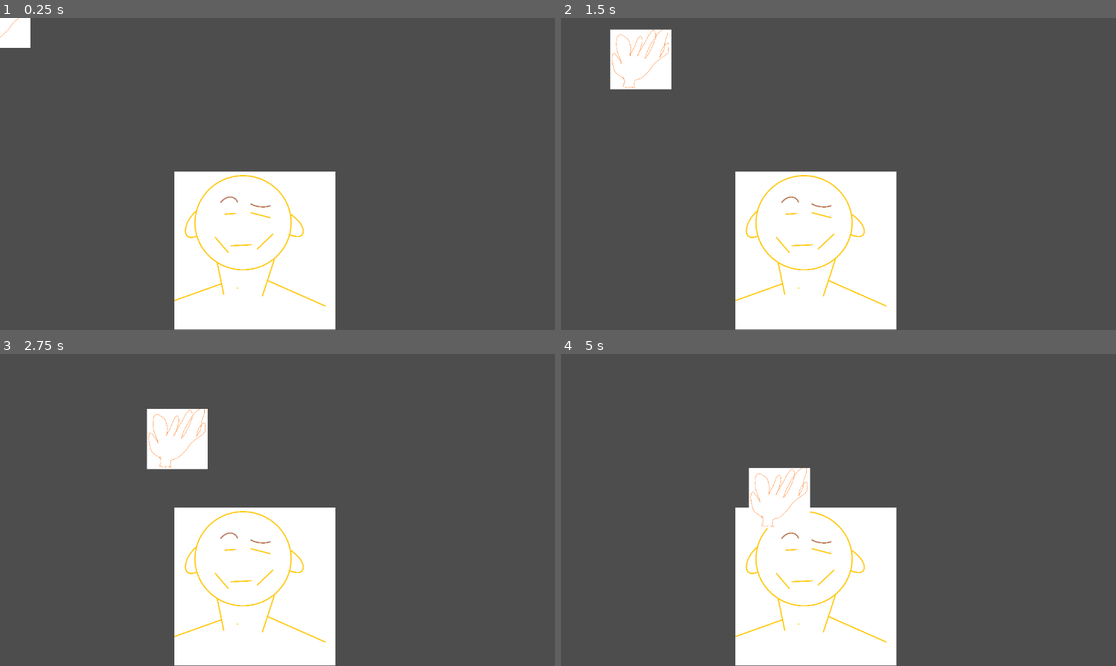
Above: before the commit, frames 1-4 (two rows, left to right).
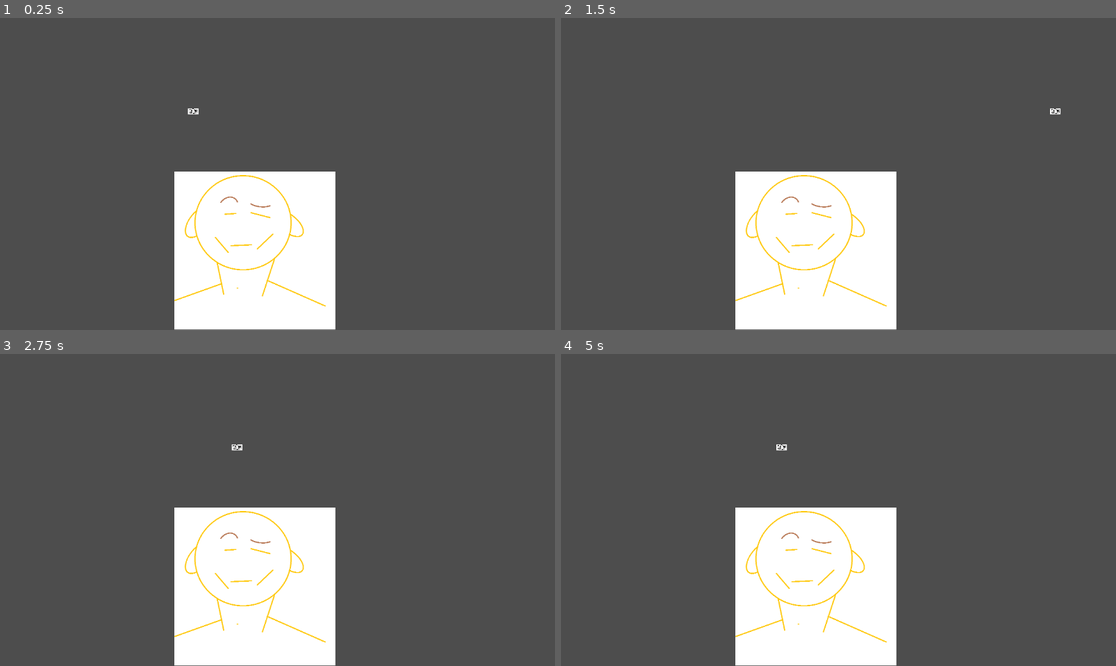
Above: after the commit, the same moments.

Repository: GopnikJammeri/LDJam56
Game: Godot game, scene res://Scenes/world.tscn
The game is run twice, just before and just after one commit, with the same random seed, the same clock (stepped at 60 frames per second) and the same inputs.
Inputs (mouse positions are in pixels of both pictures, inside the frame that each line leads up to):
- Up to frame 1 (0.25 s): no input
- Up to frame 2 (1.5 s): tap Enter at 0.5 s; move the mouse to (960, 158) at 0.52 s; hold Right 0.53-1.28 s; click (960, 158) at 0.6 s; move the mouse to (727, 189) at 1.27 s; hold S from 1.28 s (still down); click (727, 189) at 1.35 s
- Up to frame 3 (2.75 s): move the mouse to (333, 441) at 2.02 s; release S at 2.03 s; hold Right from 2.03 s (still down); click (333, 441) at 2.1 s
- Up to frame 4 (5 s): move the mouse to (810, 572) at 2.77 s; release Right at 2.78 s; hold Up 2.78-3.53 s; click (810, 572) at 2.85 s; move the mouse to (1005, 556) at 3.52 s; hold Left from 3.53 s (still down); click (1005, 556) at 3.6 s; move the mouse to (672, 463) at 4.27 s; click (672, 463) at 4.35 s

The runs differ from the first frame. In frame 1, 0.6% of the frame differs, in the area x 0-36%, y 0-31%; in frame 2, 2.2%, in the area x 8-90%, y 3-31%; in frame 3, 2.2%; in frame 4, 1.5%.

Commit message:
Changed mosquito texture

Diff:
--- a/Scenes/human.tscn
+++ b/Scenes/human.tscn
@@ -1,7 +1,7 @@
 [gd_scene load_steps=4 format=3 uid="uid://dant37hgbwwmw"]
 
 [ext_resource type="Script" path="res://Scripts/human.gd" id="1_aqvcd"]
-[ext_resource type="Texture2D" uid="uid://f1jlkaukntpw" path="res://Assets/human.png" id="1_cril6"]
+[ext_resource type="Texture2D" uid="uid://f1jlkaukntpw" path="res://Assets/Proba/human.png" id="1_cril6"]
 
 [sub_resource type="RectangleShape2D" id="RectangleShape2D_pajxq"]
 size = Vector2(662, 649)
--- a/Scenes/mosquito.tscn
+++ b/Scenes/mosquito.tscn
@@ -1,7 +1,7 @@
 [gd_scene load_steps=4 format=3 uid="uid://bosri6tikh45c"]
 
-[ext_resource type="Texture2D" uid="uid://bnnyn7rys0ebn" path="res://Assets/1.svg" id="1_cej10"]
 [ext_resource type="Script" path="res://Scripts/mosquito.gd" id="1_s08aw"]
+[ext_resource type="Texture2D" uid="uid://xskxe203o54n" path="res://Assets/Proba/fly.png" id="2_kn36d"]
 
 [sub_resource type="RectangleShape2D" id="RectangleShape2D_eiqwn"]
 
@@ -15,4 +15,4 @@
 
 [node name="Sprite2D" type="Sprite2D" parent="."]
 scale = Vector2(0.2, 0.2)
-texture = ExtResource("1_cej10")
+texture = ExtResource("2_kn36d")
--- a/Scenes/world.tscn
+++ b/Scenes/world.tscn
@@ -1,8 +1,7 @@
-[gd_scene load_steps=4 format=3 uid="uid://0d3k4m2v2vii"]
+[gd_scene load_steps=3 format=3 uid="uid://0d3k4m2v2vii"]
 
-[ext_resource type="PackedScene" path="res://Scenes/mosquito.tscn" id="1_aq7s8"]
-[ext_resource type="PackedScene" path="res://Scenes/human.tscn" id="2_xs0at"]
-[ext_resource type="PackedScene" uid="uid://dmn26y7rvuuxg" path="res://Scenes/Hand.tscn" id="3_q6eqb"]
+[ext_resource type="PackedScene" uid="uid://bosri6tikh45c" path="res://Scenes/mosquito.tscn" id="1_aq7s8"]
+[ext_resource type="PackedScene" uid="uid://dant37hgbwwmw" path="res://Scenes/human.tscn" id="2_xs0at"]
 
 [node name="World" type="Node2D"]
 
@@ -11,5 +10,3 @@
 
 [node name="Mosquito" parent="." instance=ExtResource("1_aq7s8")]
 position = Vector2(276, 194)
-
-[node name="CharacterBody2D" parent="." instance=ExtResource("3_q6eqb")]
--- a/Scripts/mosquito.gd
+++ b/Scripts/mosquito.gd
@@ -10,11 +10,11 @@
 var human = null
 var attached_offset: Vector2 = Vector2.ZERO
 var PlayerInput
+
 func _ready() -> void:
 	screen_size = get_viewport_rect().size
 	fetch_character()
 	PlayerInput = ControllerManager.PlayerMosquito
-
 
 func _physics_process(delta: float) -> void:
 	if can_move:
@@ -48,7 +48,7 @@
 		position.y = 0
 
 func handle_attack() -> void:
-	if Input.is_action_just_pressed("mosquito_attack"):
+	if PlayerInput.GetActionA():
 		if not is_attached:
 			attach()
 		else:
Binary file added: Assets/Proba/fly.png
Not shown, added: Assets/Proba/fly.png.import
Renamed: Assets/human.png -> Assets/Proba/human.png
Not shown, changed: Assets/Proba/human.png.import
